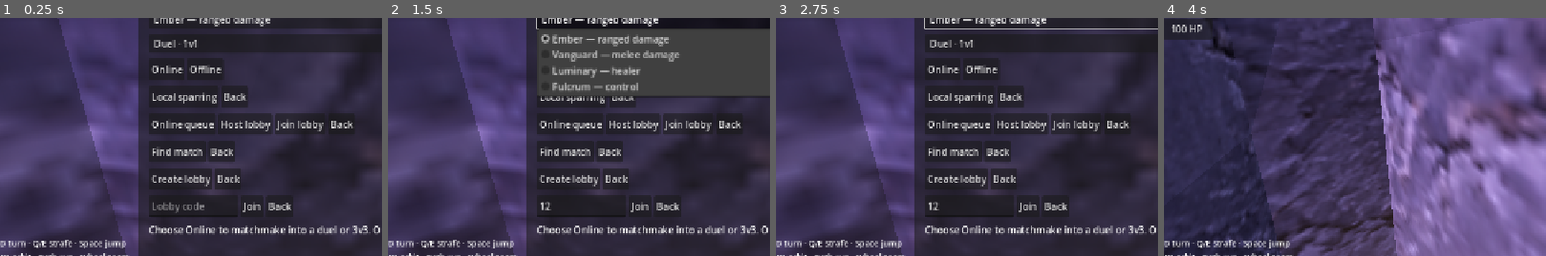
Above: before the commit, frames 1-4 (left to right).
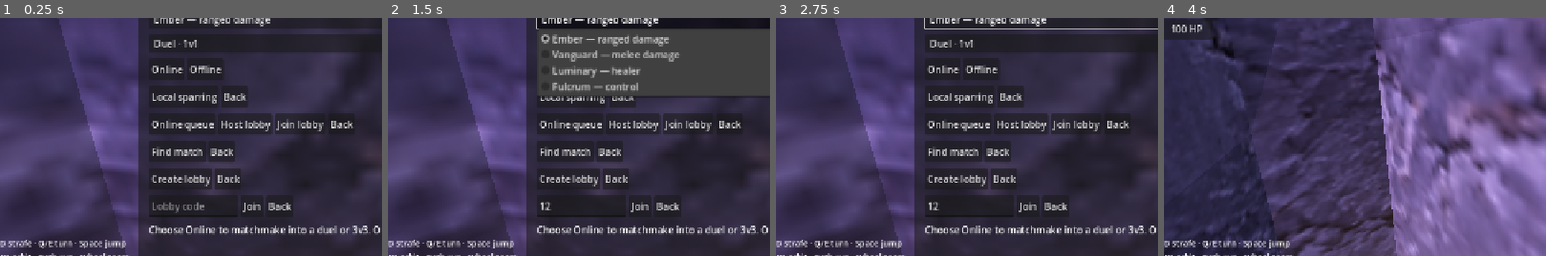
Above: after the commit, the same moments.

Repository: mrwells99/starfall
Game: Godot game, scene res://arena.tscn
Two runs of this game, one before a commit and one after it. Both use one fixed random seed, a clock stepped at 60 frames per second and the inputs below.
Inputs (mouse positions are % of the whole screen's width and height, from its top left):
- Up to frame 1 (0.25 s): no input
- Up to frame 2 (1.5 s): click (35, 70) at 0.52 s; type "12" at 0.6 s; click "Ember — ranged damage" at 1.25 s
- Up to frame 3 (2.75 s): click "Duel · 1v1" at 2 s
- Up to frame 4 (4 s): click "Offline" at 2.75 s; click "Local sparring" at 3.5 s
The pictures show only the part of the screen within x 9-59%, y 31-81%; the shares and areas given below are measured in that part.

The runs differ from the first frame. In frame 1, 0.3% of the frame differs, in the area x 2-19%, y 93-97%; in frame 2, 0.3%; in frame 3, 0.3%; in frame 4, 0.3%.

Commit message:
Swap A/D and Q/E: strafe on A/D, turn on Q/E
A/D now strafe unconditionally. Turning moves to Q/E, which keeps keyboard
turning available rather than making the mouse the only way to turn — Q/E also
inherit the old A/D behaviour of becoming strafe while RMB is held, so nothing
is lost, the two pairs just trade roles.

This is a deliberate divergence from the WoW default the controls otherwise
follow, where A/D turn and Q/E strafe. Noted as such in GAME_DESIGN.md so it
does not read as an oversight later.

Not covered by a test: gather_input() reads Input.is_physical_key_pressed,
which reflects real OS keyboard state and cannot be driven by
Input.parse_input_event, so synthesised key events do not reach it. That is why
WASD movement has never had a test either. Verified by inspection and by the
on-screen help text; needs a human at a keyboard to confirm the feel.

Co-Authored-By: Claude Opus 5 <noreply@anthropic.com>

Diff:
--- a/scripts/arena.gd
+++ b/scripts/arena.gd
@@ -204,7 +204,7 @@
 	add_label(enemy_box, "ENEMIES · Tab / click frame")
 	for i in range(3):
 		enemy_buttons.append(add_button(enemy_box, "", select_enemy.bind(i)))
-	var help := add_label(ui, "W/S move · A/D turn · Q/E strafe · Space jump\nRMB steer · LMB orbit · Both run · Wheel zoom\nTab / frames target · F1–F3 allies · F / G focus\n1–7 abilities · Hover for details · Esc menu", 14)
+	var help := add_label(ui, "W/S move · A/D strafe · Q/E turn · Space jump\nRMB steer · LMB orbit · Both run · Wheel zoom\nTab / frames target · F1–F3 allies · F / G focus\n1–7 abilities · Hover for details · Esc menu", 14)
 	help.set_anchors_and_offsets_preset(Control.PRESET_BOTTOM_LEFT)
 	help.offset_left = 24
 	help.offset_top = -185
@@ -842,13 +842,13 @@
 	if not panel.visible and actor.hp > 0:
 		var right := Input.is_mouse_button_pressed(MOUSE_BUTTON_RIGHT)
 		if not right:
-			var turn := (key(KEY_A) - key(KEY_D)) * delta * 2.5
+			var turn := (key(KEY_Q) - key(KEY_E)) * delta * 2.5
 			local_yaw += turn
 			if not Input.is_mouse_button_pressed(MOUSE_BUTTON_LEFT):
 				pivot.rotation.y += turn
-		movement = Vector2(key(KEY_E) - key(KEY_Q), key(KEY_S) - key(KEY_W))
+		movement = Vector2(key(KEY_D) - key(KEY_A), key(KEY_S) - key(KEY_W))
 		if right:
-			movement.x += key(KEY_D) - key(KEY_A)
+			movement.x += key(KEY_E) - key(KEY_Q)
 			if Input.is_mouse_button_pressed(MOUSE_BUTTON_LEFT):
 				movement.y = -1
 		movement = movement.limit_length()
Binary file changed: artifacts/tooltip-short.png
Not shown, changed: docs/GAME_DESIGN.md
